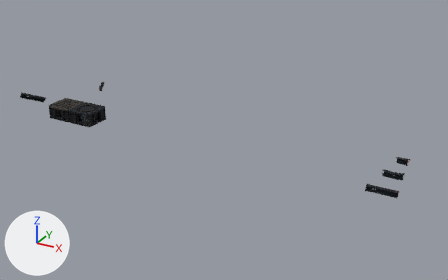
A saved change to the Blender file design/chapter3_3d/floating_debris/girders/floating-girders-game.blend.
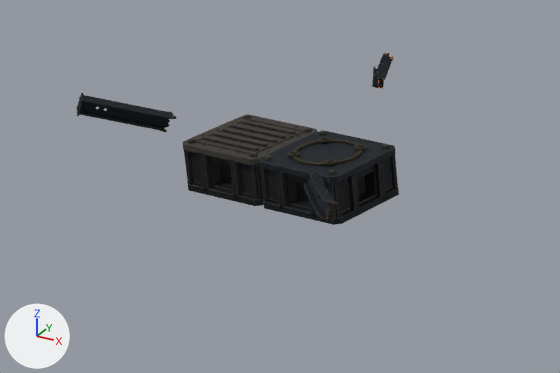
The first picture shows the older version from a 50 mm camera at (15.49, -16.62, 8.25) aimed at (5.75, 1.08, -0.6). The close-ups show the older and then the newer version on the part from 0% to 33% of the width and 24% to 60% of the height of that picture. Only the edits that show in the close-ups are written down. Arrows for +X, +Y and +Z are at lower left; the lights stay in place.

Names of what the first close-up shows: 'Bottom_flange.004', 'Bottom_flange.005', 'Bronze_mounting_ring.001', 'Recessed_housing.003', 'Recessed_housing.004', 'Top_flange_plate.004', 'Top_flange_plate.005', 'girder_long_torn top flange.001', 'girder_long_torn web.001' and 31 more.
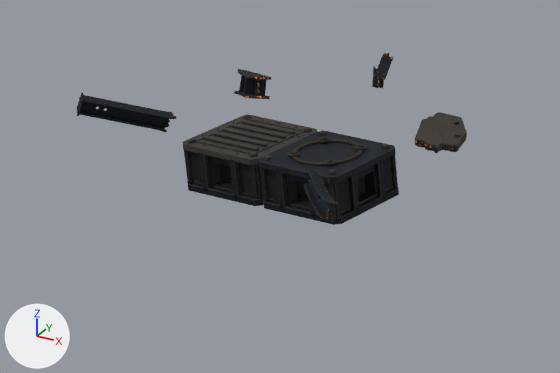
What differs and where, as boxes (x1, y1, x2, y2) in the close-ups (560 x 373 px):
'debris_torn_plate slab.001', added
    after: (415, 112, 467, 153)
    faces in mat_cast_iron___silver_graphite: (415, 112, 467, 153)
    faces in mat_torn_steel___cooling_heat: (415, 116, 457, 153)
'girder_wide_flange_stub top flange.001', added
    after: (238, 69, 271, 80)
'girder_wide_flange_stub web stiffener.005', added
    after: (244, 77, 255, 94)
'girder_wide_flange_stub bottom flange.001', added
    after: (234, 91, 270, 99)
'girder_wide_flange_stub web stiffener.004', added
    after: (259, 79, 266, 96)
'girder_wide_flange_stub web.001', added
    after: (253, 79, 260, 96)

Patch to the scene script:
```diff
--- a/design/chapter3_3d/floating_debris/girders/floating-girders-game.blend.py
+++ b/design/chapter3_3d/floating_debris/girders/floating-girders-game.blend.py
@@ mat_cast_iron___silver_graphite @@
+mat_cast_iron___silver_graphite = bpy.data.materials.new('Cast iron | silver graphite')
+# nodes: BsdfPrincipled, Bump, MapRange, Math, MixRGB, OutputMaterial, TexCoord, TexNoise, TexVoronoi, ValToRGB
+# colours: dark grey #423d38, dark grey #55504a, dark grey #5a554e
@@ me_girder_wide_flange_stub_web_stiffener_003 @@
+me_girder_wide_flange_stub_web_stiffener_003.from_pydata([(0.061, 0.014, -0.088), (0.061, 0.01, 0.088), (0.061, 0.115, -0.086), (0.061, 0.111, 0.09), (0.079, 0.014, -0.088), (0.079, 0.01, 0.088), (0.079, 0.115, -0.085), (0.079, 0.111, 0.091)], [], [(0, 1, 3, 2), (4, 6, 7, 5), (0, 4, 5, 1), (2, 3, 7, 6), (0, 2, 6, 4), (1, 5, 7, 3)])
+me_girder_wide_flange_stub_web_stiffener_003.materials.append(mat_construction_plate___blue_graphite)
+me_girder_wide_flange_stub_web_stiffener_003.materials.append(mat_exposed_worn_iron_edges)
@@ me_girder_wide_flange_stub_web_stiffener_001 @@
+me_girder_wide_flange_stub_web_stiffener_001.from_pydata([(-0.099, 0.009, -0.088), (-0.099, 0.015, 0.088), (-0.099, 0.11, -0.092), (-0.099, 0.116, 0.084), (-0.081, 0.01, -0.088), (-0.081, 0.014, 0.088), (-0.081, 0.11, -0.091), (-0.081, 0.115, 0.085)], [], [(0, 1, 3, 2), (4, 6, 7, 5), (0, 4, 5, 1), (2, 3, 7, 6), (0, 2, 6, 4), (1, 5, 7, 3)])
+me_girder_wide_flange_stub_web_stiffener_001.materials.append(mat_construction_plate___blue_graphite)
+me_girder_wide_flange_stub_web_stiffener_001.materials.append(mat_exposed_worn_iron_edges)
@@ me_girder_wide_flange_stub_web_stiffener @@
+me_girder_wide_flange_stub_web_stiffener.from_pydata([(-0.099, -0.116, -0.084), (-0.099, -0.11, 0.092), (-0.099, -0.015, -0.088), (-0.099, -0.009, 0.088), (-0.081, -0.115, -0.085), (-0.081, -0.11, 0.091), (-0.081, -0.014, -0.088), (-0.081, -0.01, 0.088)], [], [(0, 1, 3, 2), (4, 6, 7, 5), (0, 4, 5, 1), (2, 3, 7, 6), (0, 2, 6, 4), (1, 5, 7, 3)])
+me_girder_wide_flange_stub_web_stiffener.materials.append(mat_construction_plate___blue_graphite)
+me_girder_wide_flange_stub_web_stiffener.materials.append(mat_exposed_worn_iron_edges)
@@ ob_debris_torn_plate_slab_001 @@
+ob_debris_torn_plate_slab_001 = bpy.data.objects.new('debris_torn_plate slab.001', me_debris_torn_plate_slab)  # 40 vertices, 22 faces; spans x -0.31..0.27, y -0.23..0.25, z -0.057..0.045; modifiers BEVEL, WEIGHTED_NORMAL
+ob_debris_torn_plate_slab_001.parent = ob_debris_torn_plate_review_pose
+ob_debris_torn_plate_slab_001.location = (0.0, 0.0, 0.0)
@@ ob_debris_torn_plate_review_pose @@
+ob_debris_torn_plate_review_pose = bpy.data.objects.new('debris_torn_plate review pose', None)
+ob_debris_torn_plate_review_pose.parent = ob_review_layout__not_library
+ob_debris_torn_plate_review_pose.location = (1.5, 0.55, 0.2)
+ob_debris_torn_plate_review_pose.rotation_euler = (-0.2, 0.25, -1.2)  # degrees (-11, 14, -69)
@@ ob_girder_wide_flange_stub_web_stiffener_007 @@
+ob_girder_wide_flange_stub_web_stiffener_007 = bpy.data.objects.new('girder_wide_flange_stub web stiffener.007', me_girder_wide_flange_stub_web_stiffener_003)  # modifiers BEVEL, WEIGHTED_NORMAL
+ob_girder_wide_flange_stub_web_stiffener_007.parent = ob_girder_wide_flange_stub_review_pose
+ob_girder_wide_flange_stub_web_stiffener_007.location = (0.0, 0.0, 0.0)
@@ ob_girder_wide_flange_stub_review_pose @@
+ob_girder_wide_flange_stub_review_pose = bpy.data.objects.new('girder_wide_flange_stub review pose', None)
+ob_girder_wide_flange_stub_review_pose.parent = ob_review_layout__not_library
+ob_girder_wide_flange_stub_review_pose.location = (-1.35, 1.0, 0.1)
+ob_girder_wide_flange_stub_review_pose.rotation_euler = (0.3, 0.2, 2.6)  # degrees (17, 11, 149)
@@ ob_girder_wide_flange_stub_web_stiffener_005 @@
+ob_girder_wide_flange_stub_web_stiffener_005 = bpy.data.objects.new('girder_wide_flange_stub web stiffener.005', me_girder_wide_flange_stub_web_stiffener_001)  # modifiers BEVEL, WEIGHTED_NORMAL
+ob_girder_wide_flange_stub_web_stiffener_005.parent = ob_girder_wide_flange_stub_review_pose
+ob_girder_wide_flange_stub_web_stiffener_005.location = (0.0, 0.0, 0.0)
@@ ob_girder_wide_flange_stub_web_stiffener_004 @@
+ob_girder_wide_flange_stub_web_stiffener_004 = bpy.data.objects.new('girder_wide_flange_stub web stiffener.004', me_girder_wide_flange_stub_web_stiffener)  # modifiers BEVEL, WEIGHTED_NORMAL
+ob_girder_wide_flange_stub_web_stiffener_004.parent = ob_girder_wide_flange_stub_review_pose
+ob_girder_wide_flange_stub_web_stiffener_004.location = (0.0, 0.0, 0.0)
@@ ob_girder_wide_flange_stub_web_001 @@
+ob_girder_wide_flange_stub_web_001 = bpy.data.objects.new('girder_wide_flange_stub web.001', me_girder_wide_flange_stub_web)  # 64 vertices, 54 faces; spans x -0.247..0.218, y -0.019..0.019, z -0.09..0.09; modifiers BEVEL, WEIGHTED_NORMAL
+ob_girder_wide_flange_stub_web_001.parent = ob_girder_wide_flange_stub_review_pose
+ob_girder_wide_flange_stub_web_001.location = (0.0, 0.0, 0.0)
@@ ob_girder_wide_flange_stub_top_flange_001 @@
+ob_girder_wide_flange_stub_top_flange_001 = bpy.data.objects.new('girder_wide_flange_stub top flange.001', me_girder_wide_flange_stub_top_flange)  # 64 vertices, 54 faces; spans x -0.249..0.25, y -0.135..0.134, z 0.078..0.145; modifiers BEVEL, WEIGHTED_NORMAL
+ob_girder_wide_flange_stub_top_flange_001.parent = ob_girder_wide_flange_stub_review_pose
+ob_girder_wide_flange_stub_top_flange_001.location = (0.0, 0.0, 0.0)
@@ ob_girder_wide_flange_stub_bottom_flange_001 @@
+ob_girder_wide_flange_stub_bottom_flange_001 = bpy.data.objects.new('girder_wide_flange_stub bottom flange.001', me_girder_wide_flange_stub_bottom_flange)  # 68 vertices, 58 faces; spans x -0.233..0.208, y -0.134..0.133, z -0.136..-0.078; modifiers BEVEL, WEIGHTED_NORMAL
+ob_girder_wide_flange_stub_bottom_flange_001.parent = ob_girder_wide_flange_stub_review_pose
+ob_girder_wide_flange_stub_bottom_flange_001.location = (0.0, 0.0, 0.0)
```
